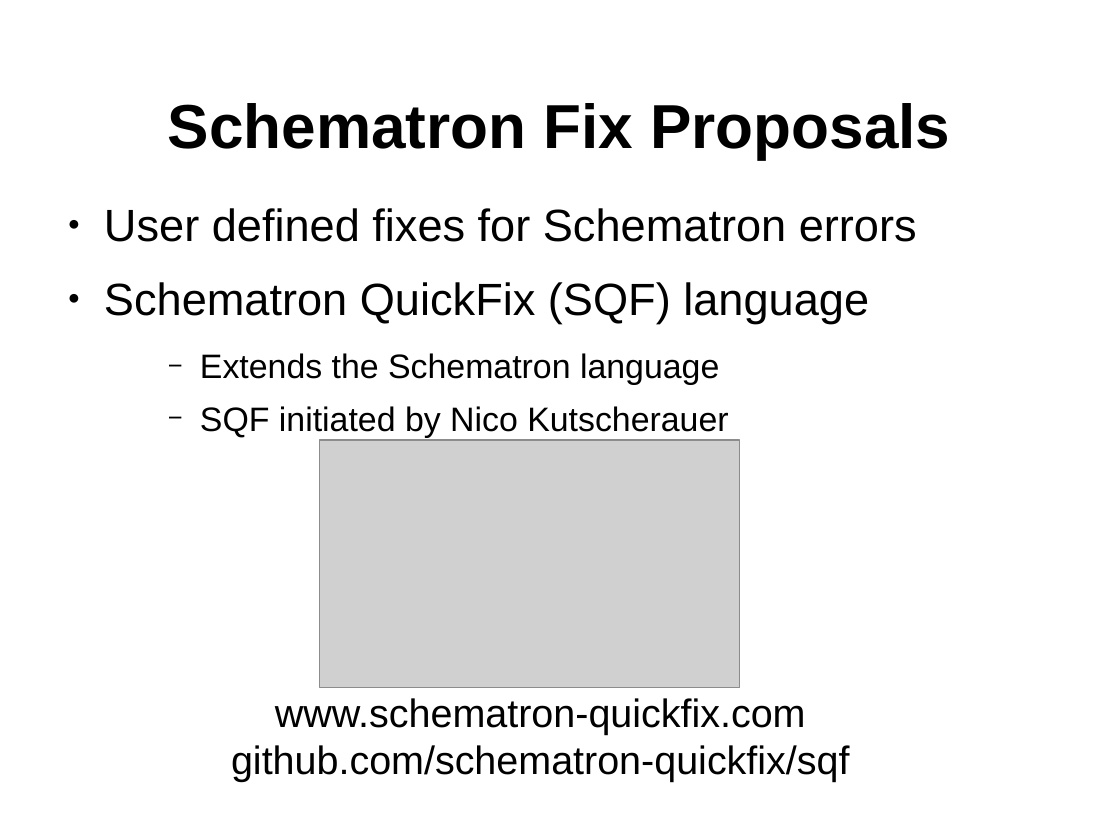
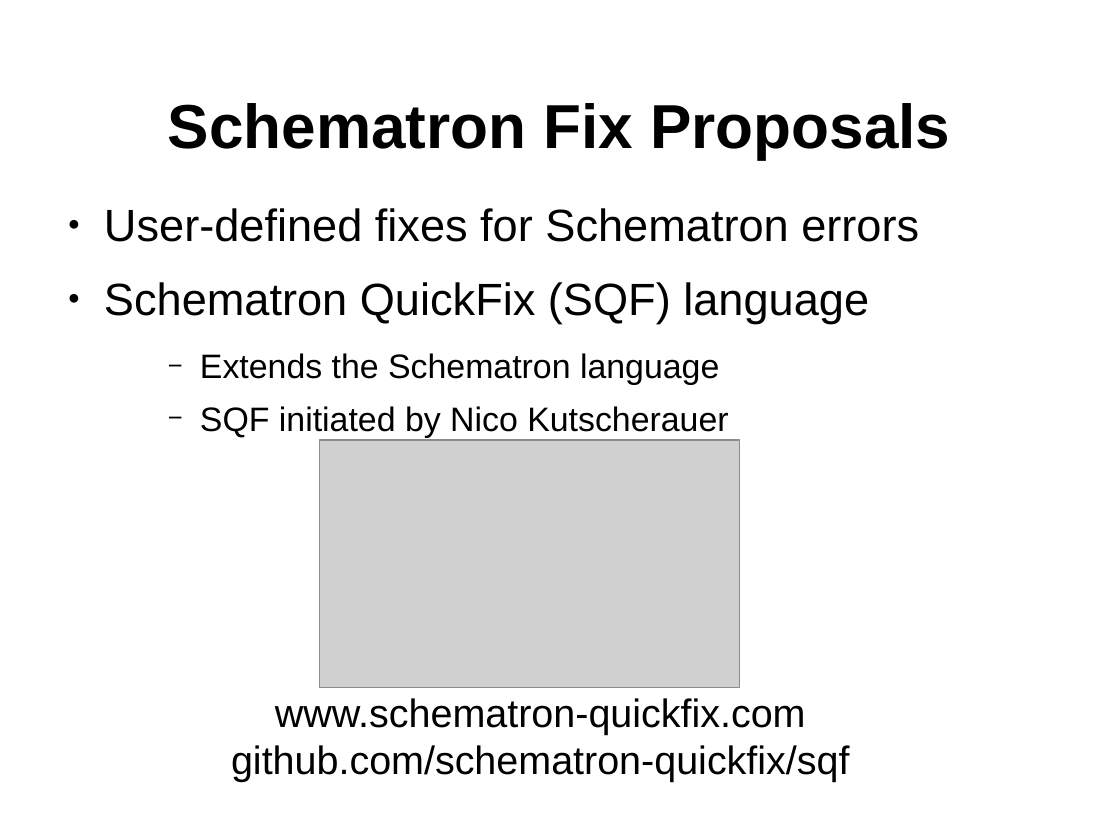
Before and after one commit to octavianN/Schematron-QuickFix-Language-Presentation, a slide deck: slide 6 of Final/SQF.odp. Drawn at 1120x840 pixels with LibreOffice and Linux fonts; fonts in the diff are those of the drawing; grey boxes stand for pictures; background and template pictures are left out. Boxes give left, top, right and bottom in pixels: in the first picture for what was removed or moved away, otherwise in the second. Text is boxed around its words. In the diff, an @@ line names an element or a change of style, - is before the commit and + after.

```diff
--- a/Final/SQF.odp
+++ b/Final/SQF.odp
@@ text at <box>104,208,919,242</box>: text changed @@
-● User defined fixes for Schematron errors
+● User-defined fixes for Schematron errors
```
Also in this commit, not shown: 5 other slides changed, 1 other file.
